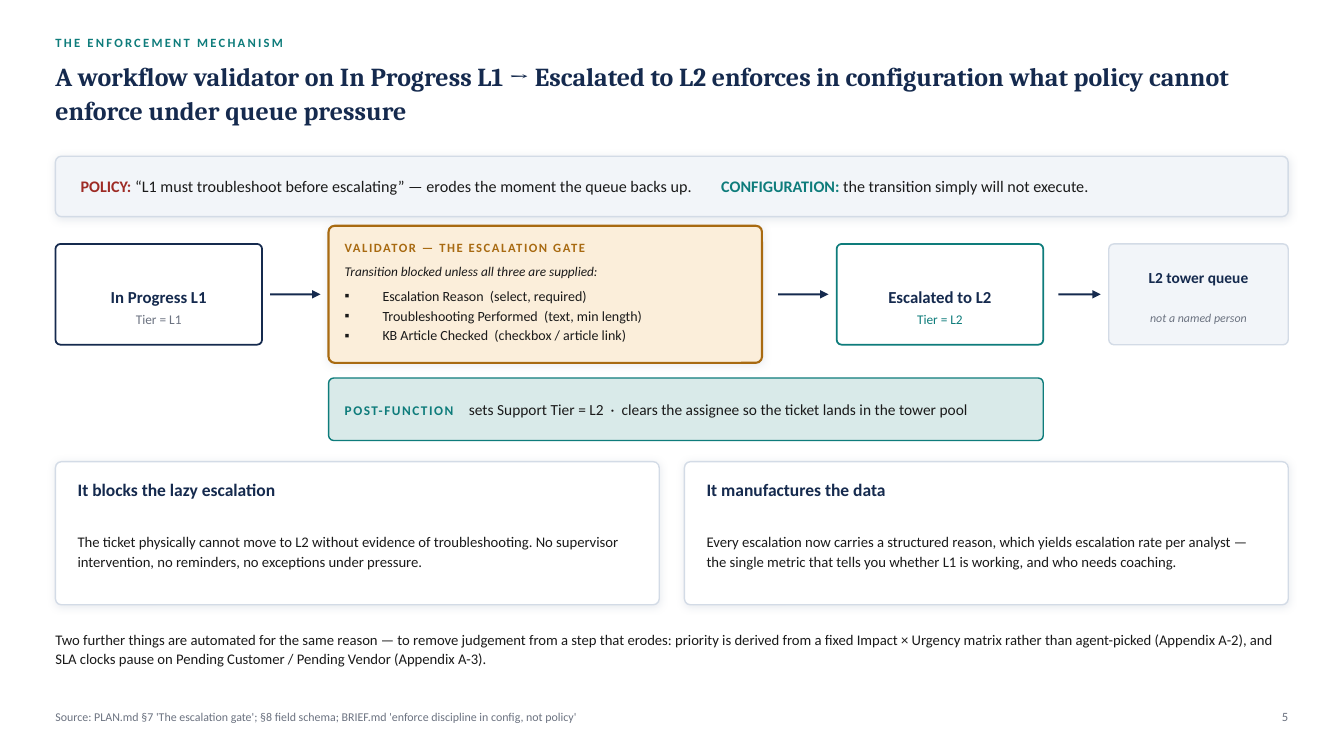
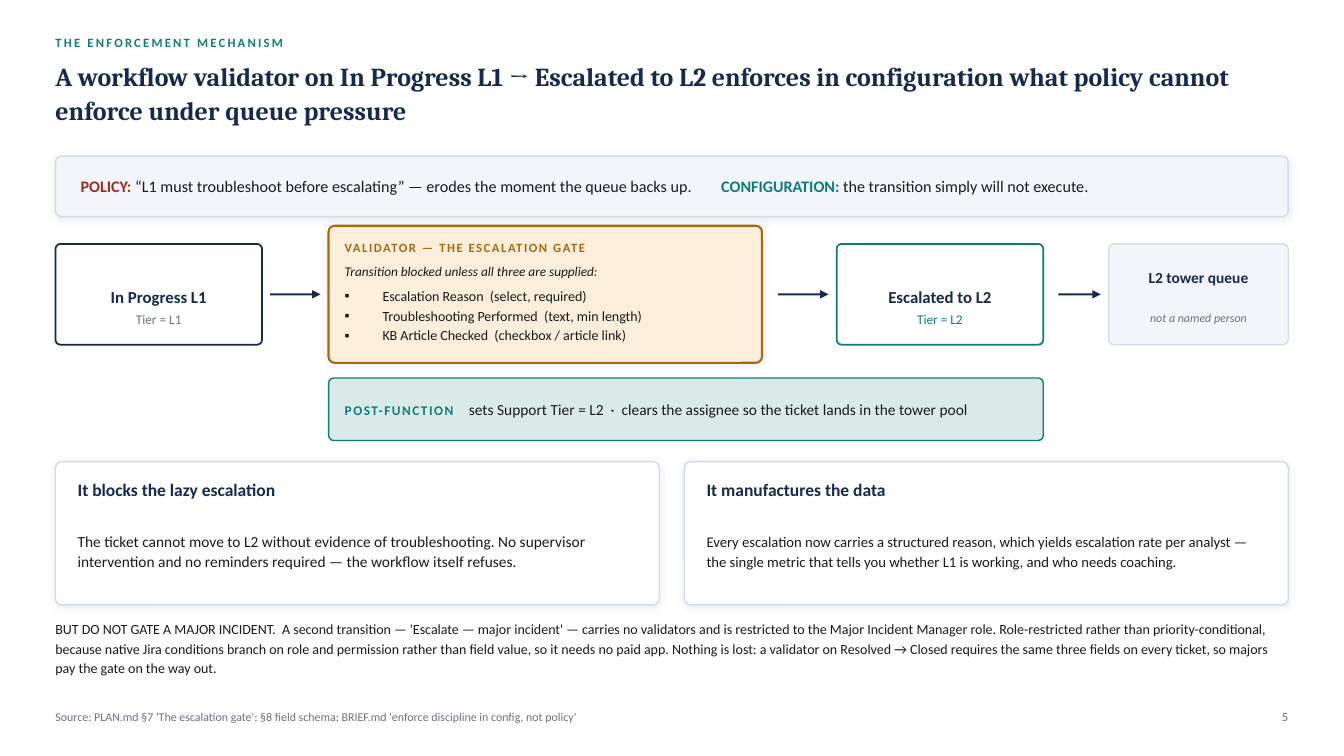
Before and after one commit to singhaditya21/JIRADemo, a slide deck: slide 5 of L1-L2-Tower-Demo.pptx. Drawn at 1344x756 pixels with LibreOffice and Linux fonts; fonts in the diff are those of the drawing. Boxes give left, top, right and bottom in pixels: in the first picture for what was removed or moved away, otherwise in the second. Text is boxed around its words. In the diff, an @@ line names an element or a change of style, - is before the commit and + after.

```diff
--- a/L1-L2-Tower-Demo.pptx
+++ b/L1-L2-Tower-Demo.pptx
@@ text at (78,536,585,570): text changed; size 10.5 to 11 pt @@
-The ticket physically cannot move to L2 without evidence of troubleshooting. No supervisor intervention, no reminders, no exceptions under pressure.
+The ticket cannot move to L2 without evidence of troubleshooting. No supervisor intervention and no reminders required — the workflow itself refuses.
@@ text at (55,624,1268,676): text changed; size 10.5 to 10 pt @@
-Two further things are automated for the same reason — to remove judgement from a step that erodes: priority is derived from a fixed Impact × Urgency matrix rather than agent-picked (Appendix A-2), and SLA clocks pause on Pending Customer / Pending Vendor (Appendix A-3).
+BUT DO NOT GATE A MAJOR INCIDENT. A second transition — 'Escalate — major incident' — carries no validators and is restricted to the Major Incident Manager role. Role-restricted rather than priority-conditional, because native Jira conditions branch on role and permission rather than field value, so it needs no paid app. Nothing is lost: a validator on Resolved → Closed requires the same three fields on every ticket, so majors pay the gate on the way out.
```
Also in this commit, not shown: 4 other slides changed, 1 slide removed, 8 other files.
